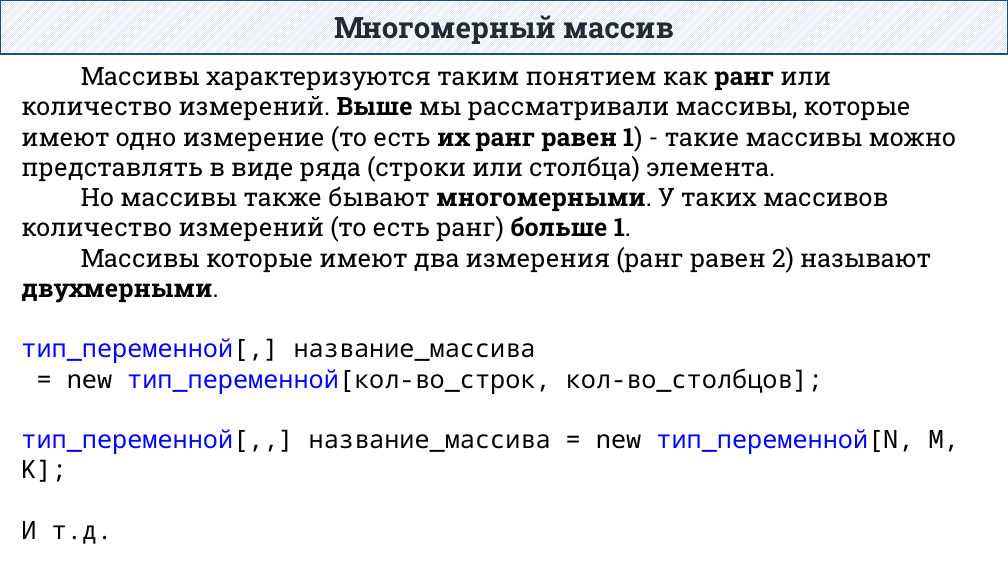
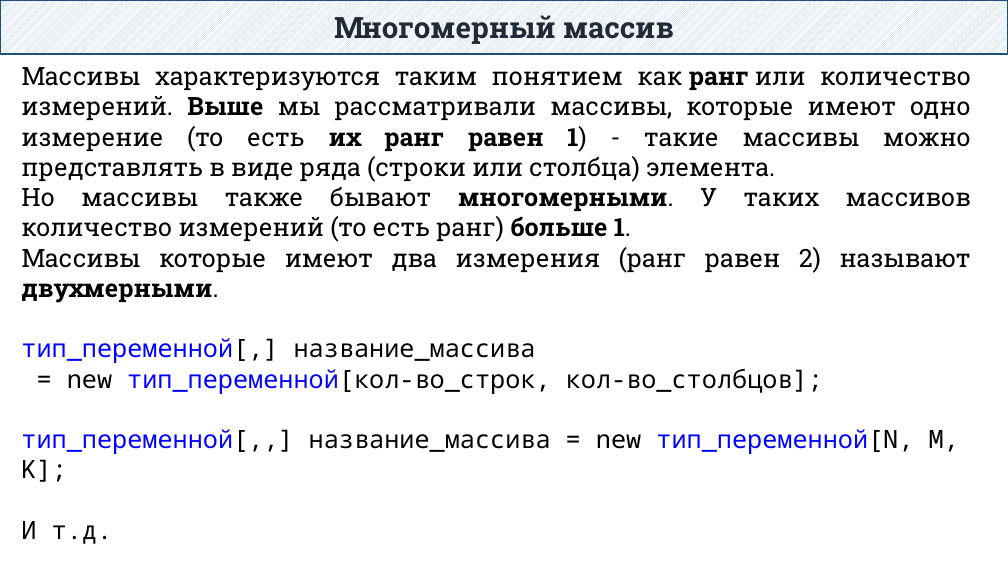
Before and after one commit to DaniilKlyukin/ITiP-1, a slide deck: slide 32 of Лекции/ИТиП лек 2 (лр 2, практическая 1).pptx. Drawn at 1008x567 pixels with LibreOffice and Linux fonts; fonts in the diff are those of the drawing. Boxes give left, top, right and bottom in pixels: in the first picture for what was removed or moved away, otherwise in the second. Text is boxed around its words. In the diff, an @@ line names an element or a change of style, - is before the commit and + after.

```diff
--- a/Лекции/ИТиП лек 2 (лр 2, практическая 1).pptx
+++ b/Лекции/ИТиП лек 2 (лр 2, практическая 1).pptx
@@ text at (x1=21, y1=67, x2=971, y2=303): alignment left to justified; indent changed @@
```
Also in this commit, not shown: 13 other slides changed, 3 other files.
